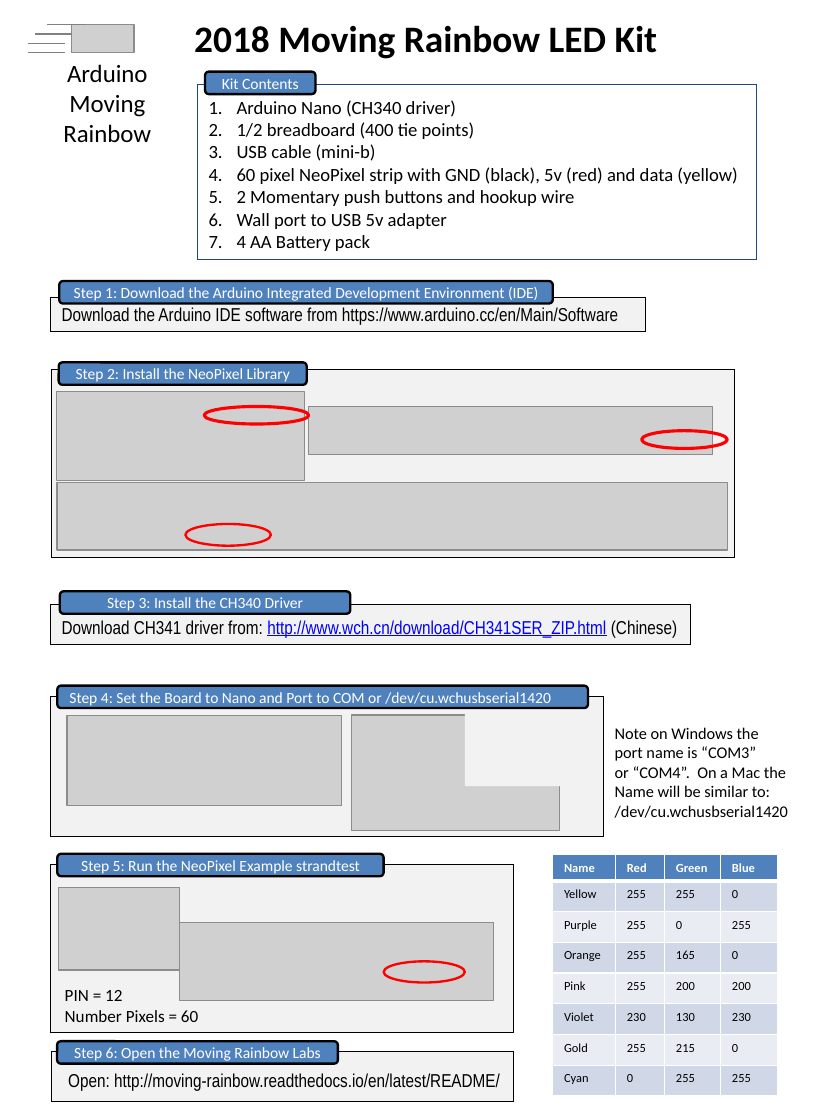
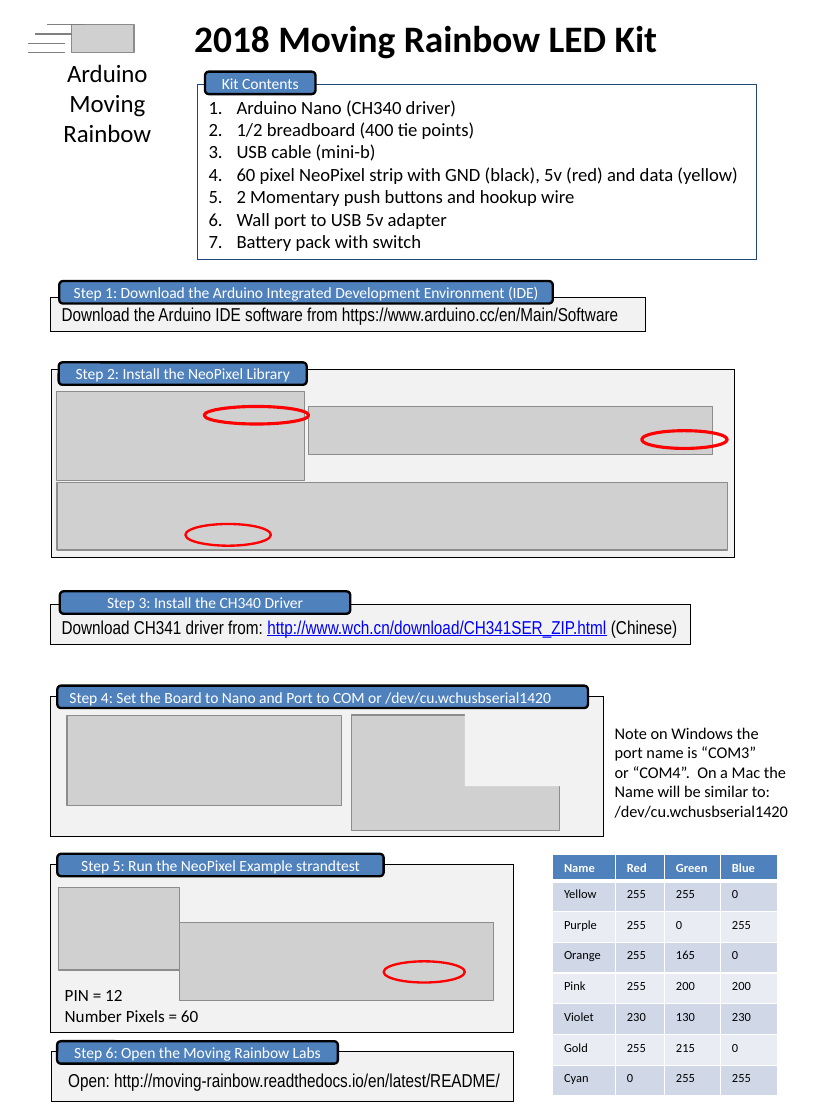
Before and after one commit to dmccreary/moving-rainbow, a slide deck: slide 1 of guide/2018-Teacher-Training.pptx. Drawn at 840x1120 pixels with LibreOffice and Linux fonts; fonts in the diff are those of the drawing; grey boxes stand for pictures. Boxes give left, top, right and bottom in pixels: in the first picture for what was removed or moved away, otherwise in the second. Text is boxed around its words. In the diff, an @@ line names an element or a change of style, - is before the commit and + after.

```diff
--- a/guide/2018-Teacher-Training.pptx
+++ b/guide/2018-Teacher-Training.pptx
@@ text in rectangle at bbox=[237, 235, 421, 251]: text changed @@
-7. 4 AA Battery pack
+7. Battery pack with switch
```
Also in this commit, not shown: 2 other files.
